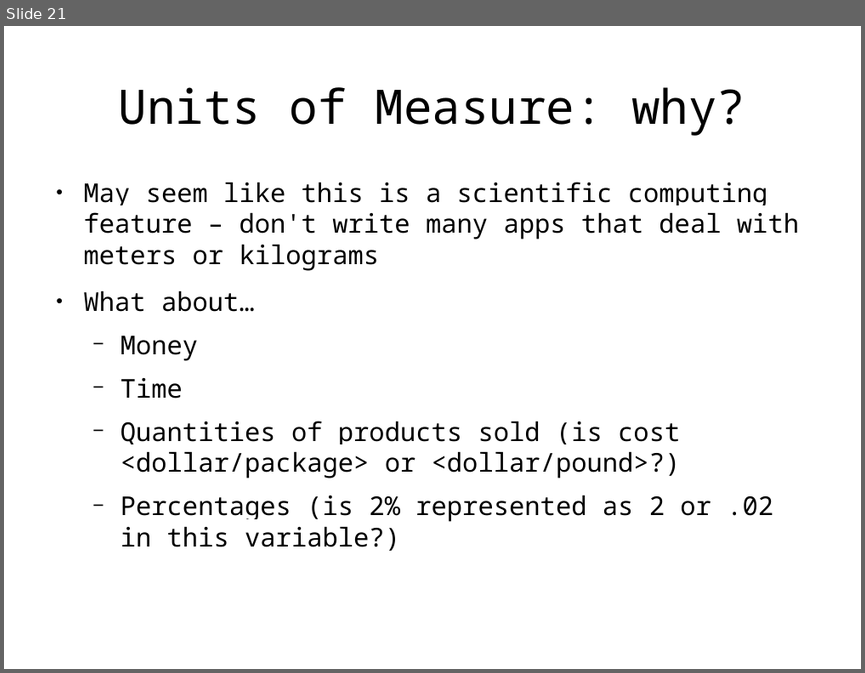
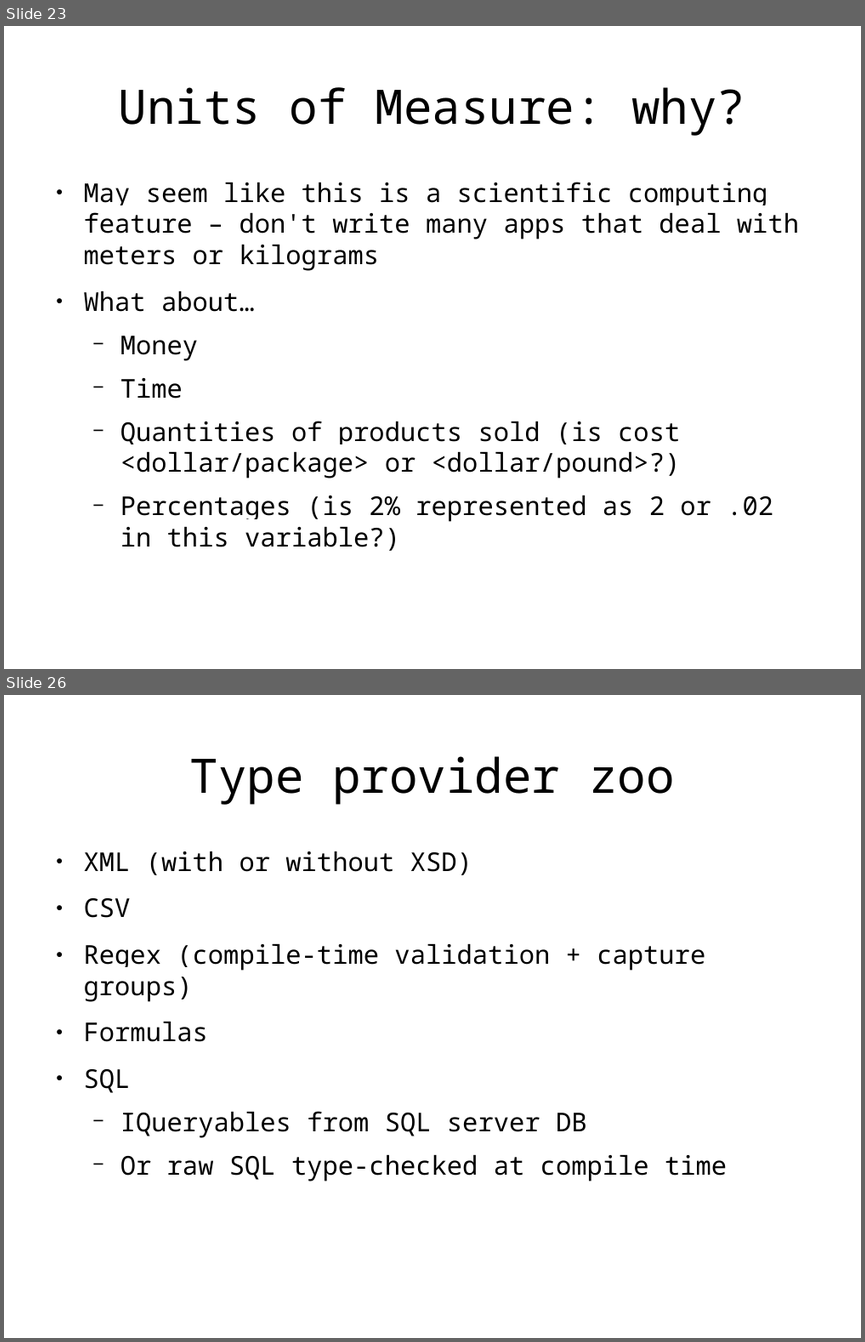
Before and after one commit to rspeele/FSharpTalk, a slide deck: fstalk.odp. Shown one above the other, each under a label of ours: slide 21 before the commit, slides 23 and 26 after it; the slides between them are not shown. The pictures are 865x673 and 865x1342 pixels, drawn with LibreOffice and Linux fonts; fonts in the diff are those of the drawing. Boxes give left, top, right and bottom in pixels: in the first picture for what was removed or moved away, otherwise in the second. Text is boxed around its words. In the diff, an @@ line names an element or a change of style, - is before the commit and + after.

Commit message:
Yet more samples and slides.
Type providers might be adequately covered now...

```diff
--- a/fstalk.odp
+++ b/fstalk.odp
@@ slide 26 added at box(4, 695, 861, 1338), background #FFFFFF @@
@@ title added at box(190, 756, 675, 805), 44 pt, text #000000 @@
+Type provider zoo
@@ text added at box(84, 851, 726, 1181), 24 pt, text #000000 @@
+● XML (with or without XSD)
+● CSV
+● Regex (compile-time validation + capture groups)
+● Formulas
+● SQL
+  − IQueryables from SQL server DB
+  − Or raw SQL type-checked at compile time
@@ what was slide 21 is now slide 23 @@
```
Also in this commit, not shown: 1 slide changed, 6 other slides added, 2 slides removed, 12 other files.
